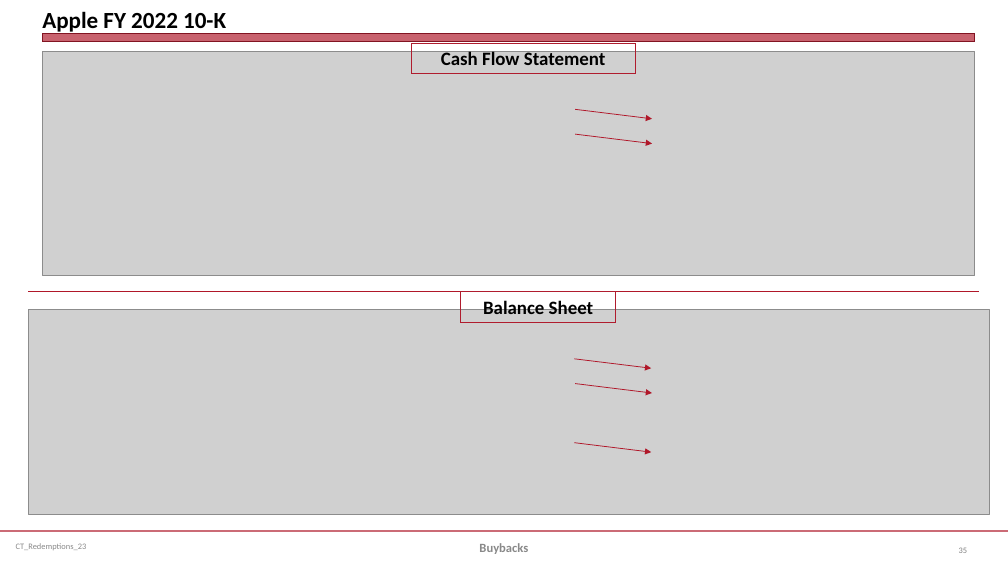
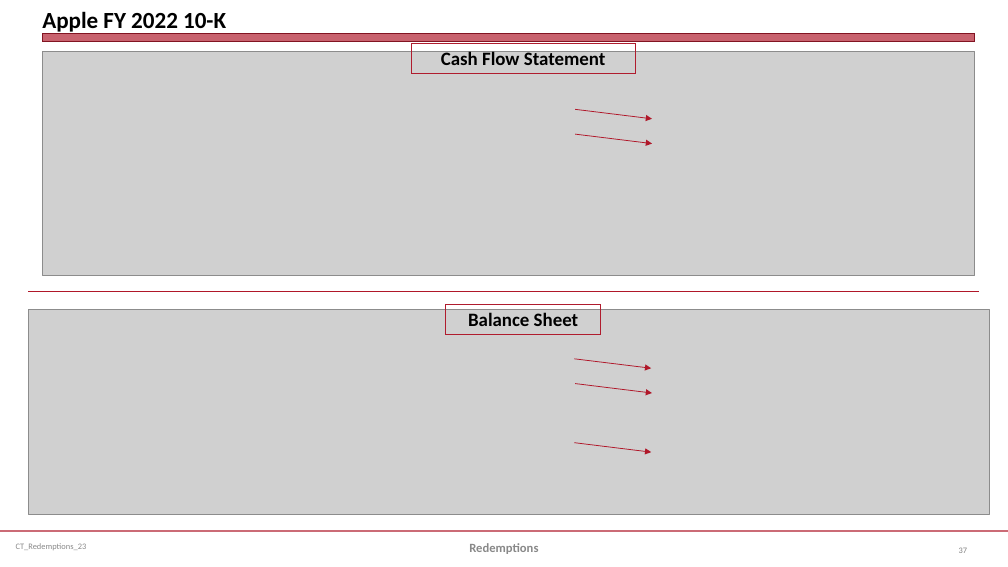
Before and after one commit to jmc877/Corporate-Tax, a slide deck: slide 37 of slides/CT_Redemptions_23.pptx (slide 35 before the commit). Drawn at 1008x567 pixels with LibreOffice and Linux fonts; fonts in the diff are those of the drawing; grey boxes stand for pictures. Boxes give left, top, right and bottom in pixels: in the first picture for what was removed or moved away, otherwise in the second. Text is boxed around its words. In the diff, an @@ line names an element or a change of style, - is before the commit and + after.

```diff
--- a/slides/CT_Redemptions_23.pptx
+++ b/slides/CT_Redemptions_23.pptx
@@ rectangle "Balance Sheet": place and size @@
-rectangle "Balance Sheet" at box(461, 292, 616, 322)
+rectangle "Balance Sheet" at box(446, 305, 601, 335)
@@ text at box(469, 543, 538, 554): text changed @@
-Buybacks
+Redemptions
```
Also in this commit, not shown: 5 other slides changed, 7 slides added.
